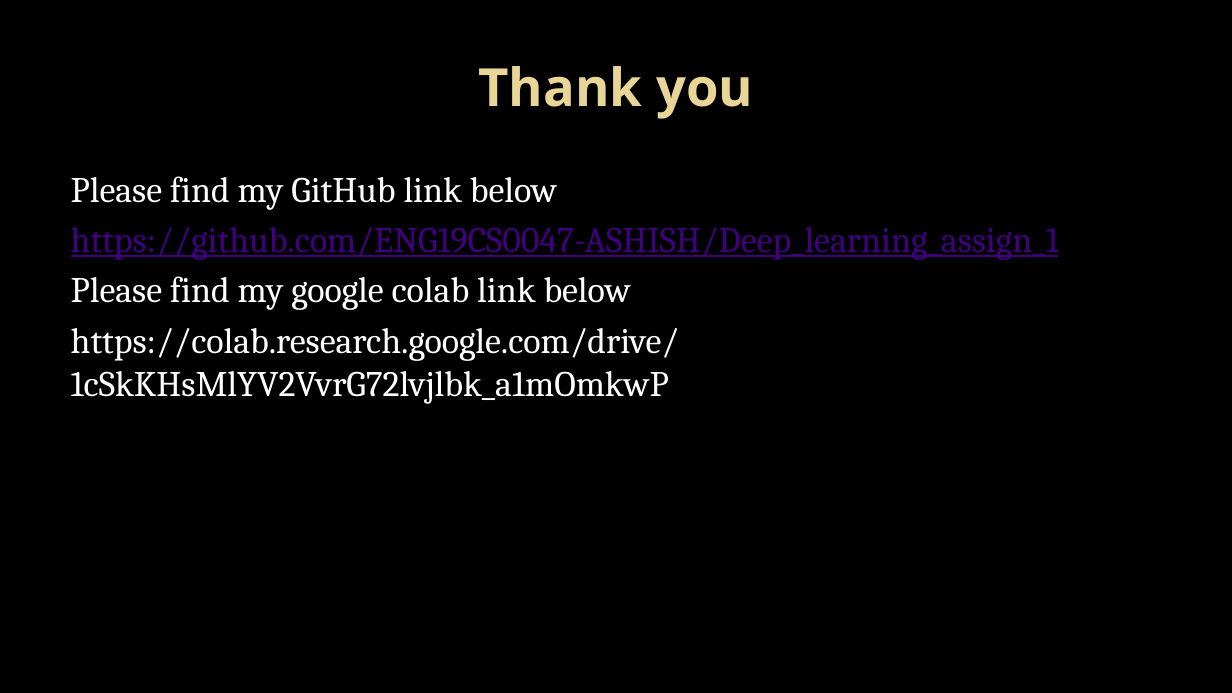
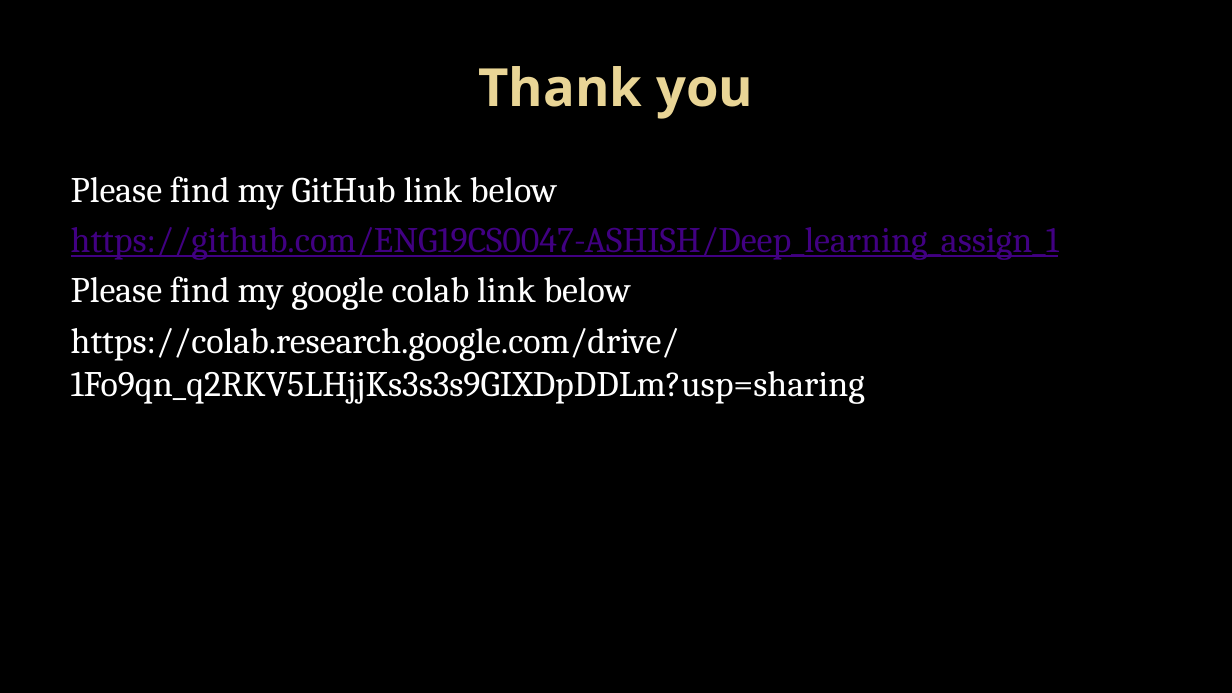
Before and after one commit to ENG19CS0047-ASHISH/Deep_learning_assign_1, a slide deck: slide 21 of ENG19CS0047-AshishKumarDL_Assignment_01.pptx. Drawn at 1232x693 pixels with LibreOffice and Linux fonts; fonts in the diff are those of the drawing; background and template pictures are left out. Boxes give left, top, right and bottom in pixels: in the first picture for what was removed or moved away, otherwise in the second. Text is boxed around its words. In the diff, an @@ line names an element or a change of style, - is before the commit and + after.

```diff
--- a/ENG19CS0047-AshishKumarDL_Assignment_01.pptx
+++ b/ENG19CS0047-AshishKumarDL_Assignment_01.pptx
@@ text at box(71, 328, 865, 404): text changed @@
-https://colab.research.google.com/drive/1cSkKHsMlYV2VvrG72lvjlbk_a1mOmkwP
+https://colab.research.google.com/drive/1Fo9qn_q2RKV5LHjjKs3s3s9GIXDpDDLm?usp=sharing
```
